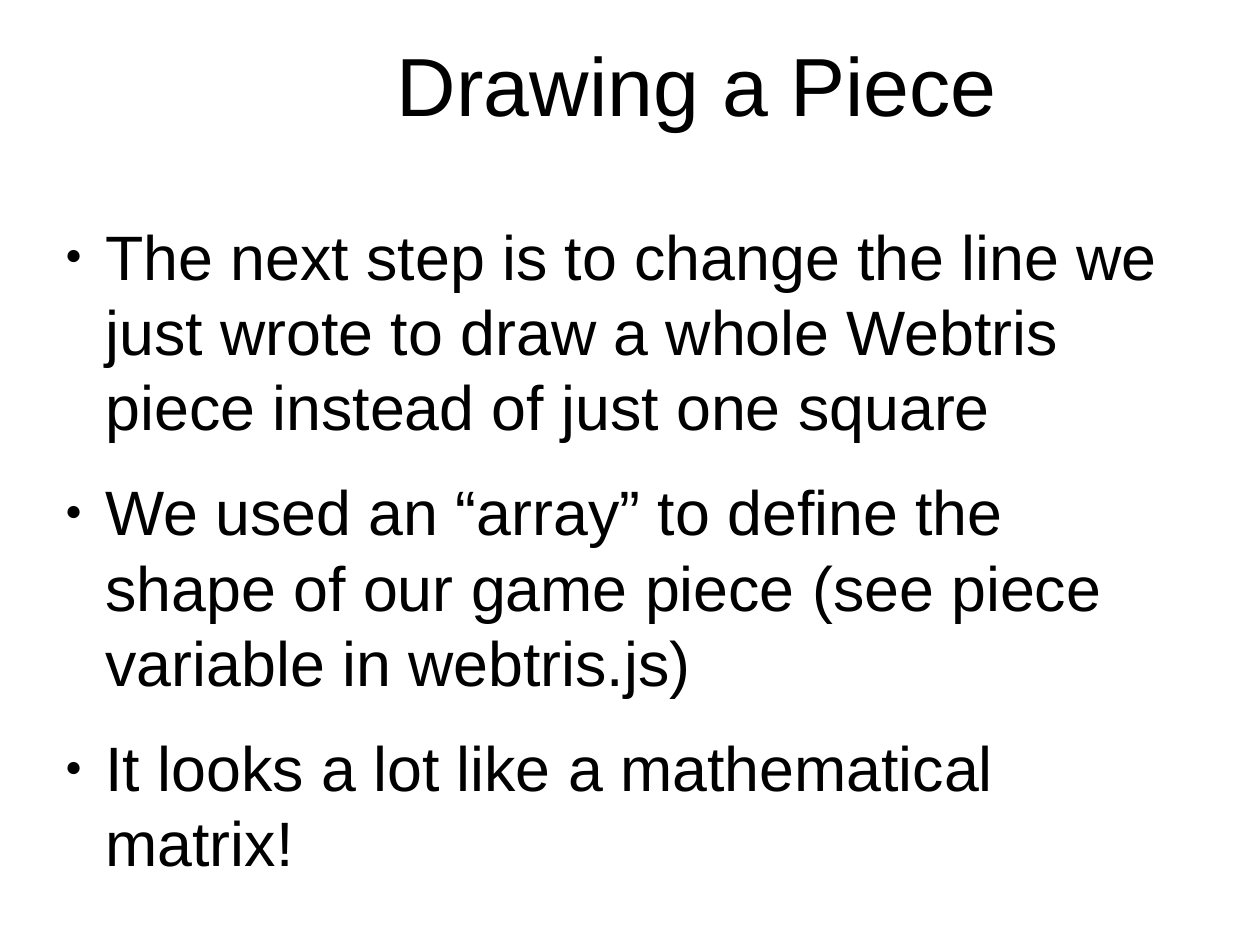
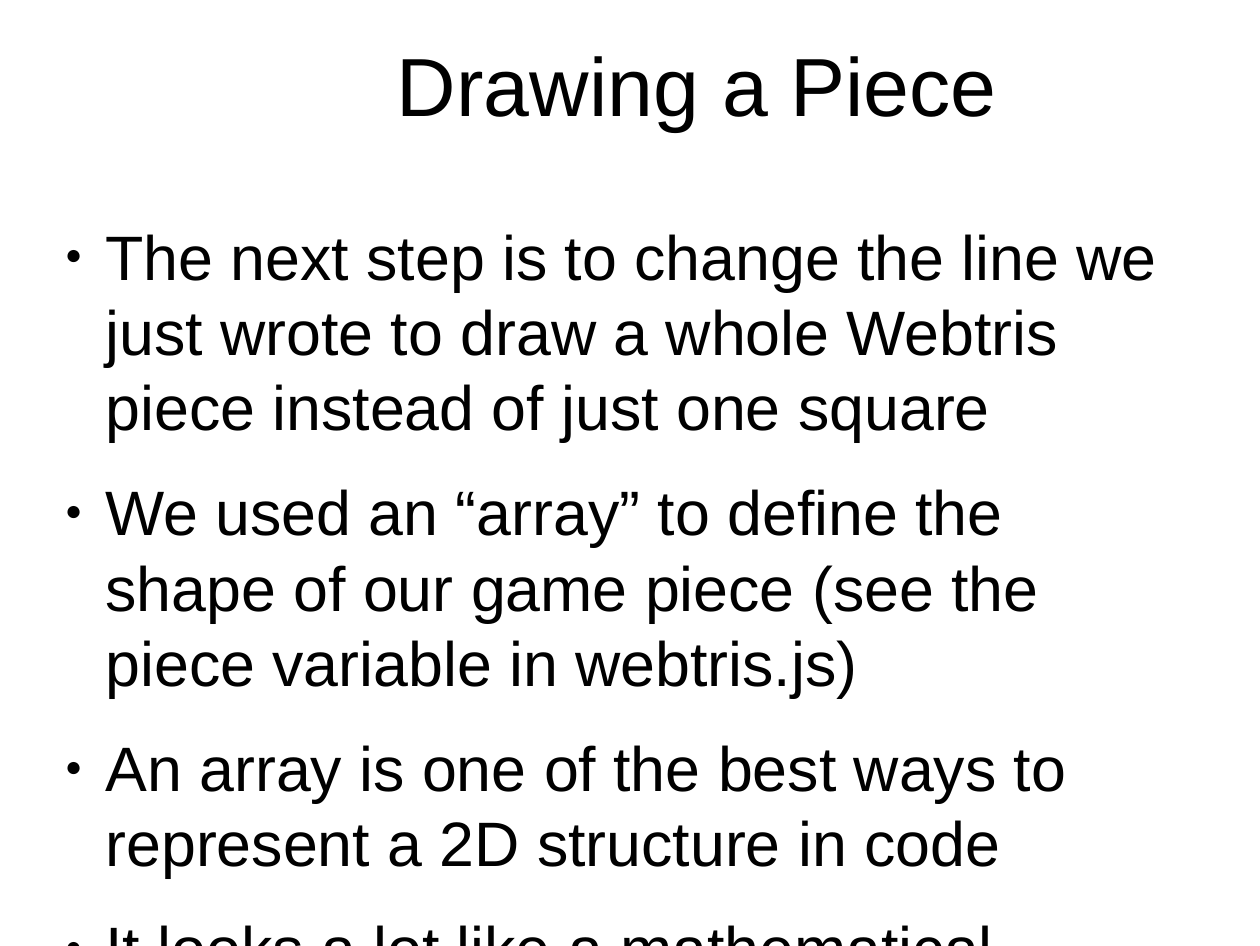
Before and after one commit to originalgrego/Webtris, a slide deck: slide 10 of Webtris - Explorathon 2019.odp. Drawn at 1260x946 pixels with LibreOffice and Linux fonts; fonts in the diff are those of the drawing; background and template pictures are left out. Boxes give left, top, right and bottom in pixels: in the first picture for what was removed or moved away, otherwise in the second. Text is boxed around its words. In the diff, an @@ line names an element or a change of style, - is before the commit and + after.

Commit message:
Polishing up the presentation and adding in some slides about triggering game over; update the starter JS file to handle checking for a game over

```diff
--- a/Webtris - Explorathon 2019.odp
+++ b/Webtris - Explorathon 2019.odp
@@ text at box(106, 489, 1066, 878): text changed @@
-● We used an “array” to define the shape of our game piece (see piece variable in webtris.js)
+● We used an “array” to define the shape of our game piece (see the piece variable in webtris.js)
+● An array is one of the best ways to represent a 2D structure in code
```
Also in this commit, not shown: 19 other slides changed, 4 slides added, 1 other file.
